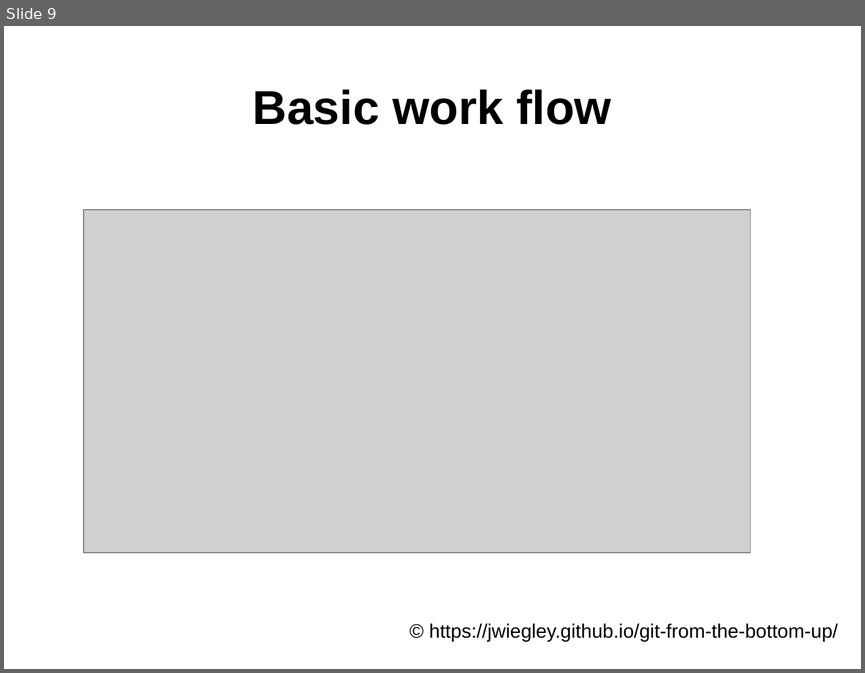
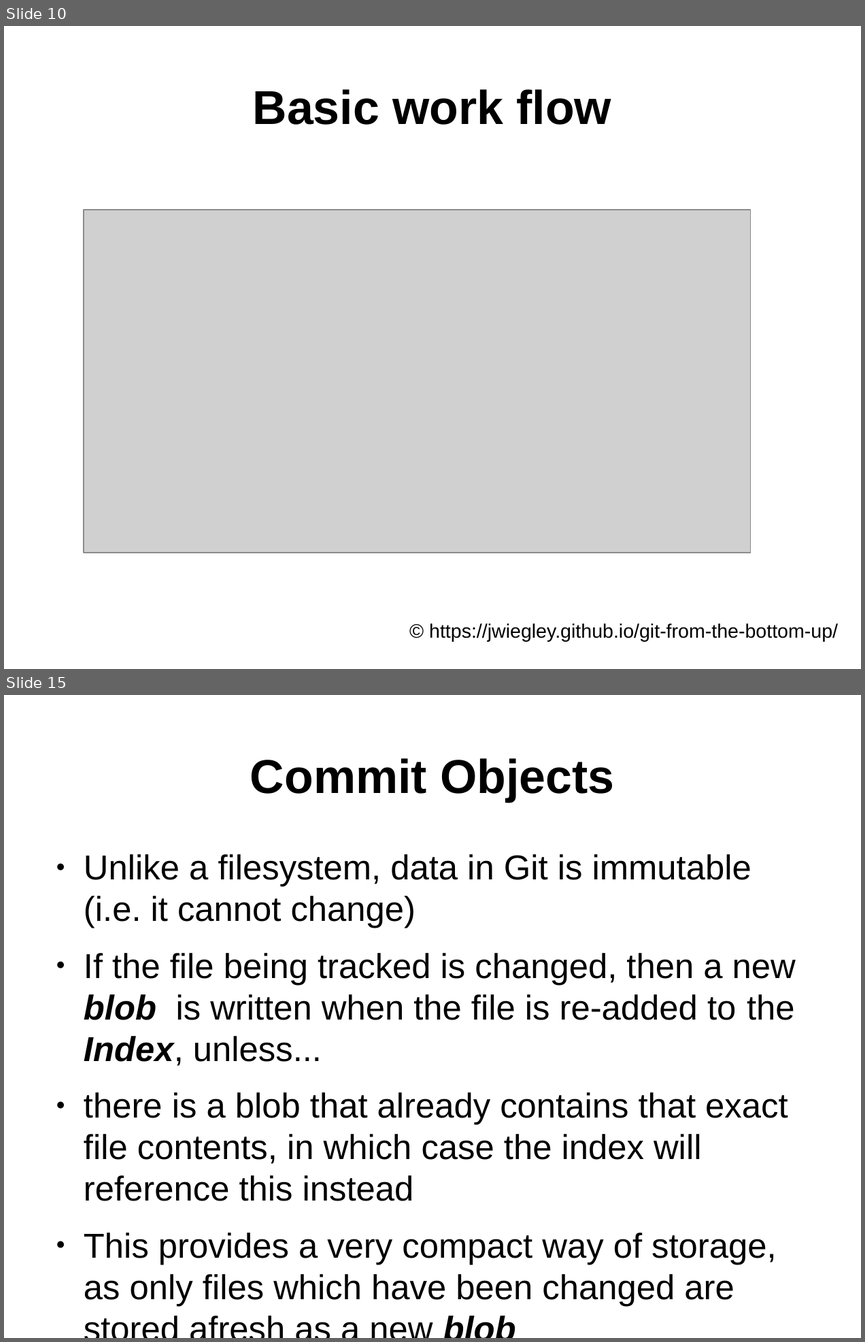
Before and after one commit to ifpingram/soslug, a slide deck: Understanding_Git_and_using_Github.odp. Shown one above the other, each under a label of ours: slide 9 before the commit, slides 10 and 15 after it; the slides between them are not shown. The pictures are 865x673 and 865x1342 pixels, drawn with LibreOffice and Linux fonts; fonts in the diff are those of the drawing; grey boxes stand for pictures. Boxes give left, top, right and bottom in pixels: in the first picture for what was removed or moved away, otherwise in the second. Text is boxed around its words. In the diff, an @@ line names an element or a change of style, - is before the commit and + after.

Commit message:
added Directory Content Tracking 1 + 2, Representation of filesystem in git, object naming and metadata

```diff
--- a/Understanding_Git_and_using_Github.odp
+++ b/Understanding_Git_and_using_Github.odp
@@ slide 15 added at [4, 695, 861, 1338], background #FFFFFF @@
@@ title added at [250, 758, 614, 802], 44 pt, text #000000, bold @@
+Commit Objects
@@ text added at [84, 854, 796, 1306], 32 pt, text #000000 @@
+● Unlike a filesystem, data in Git is immutable (i.e. it cannot change)
+● If the file being tracked is changed, then a new blob is written when the file is re-added to the Index, unless...
+● there is a blob that already contains that exact file contents, in which case the index will reference this instead
+● This provides a very compact way of storage, as only files which have been changed are stored afresh as a new blob
@@ what was slide 9 is now slide 10 @@
```
Also in this commit, not shown: 2 slides changed, 4 other slides added.
